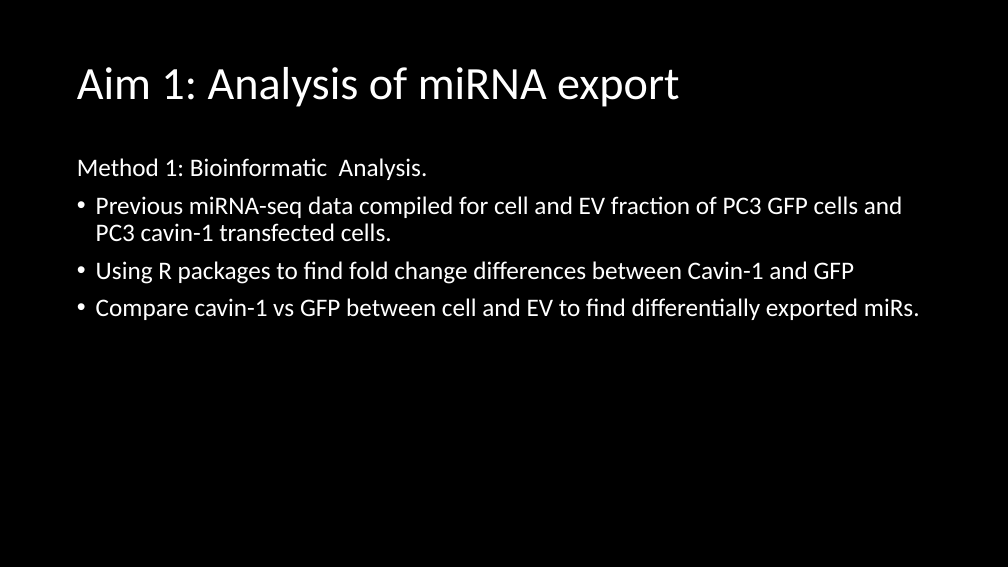
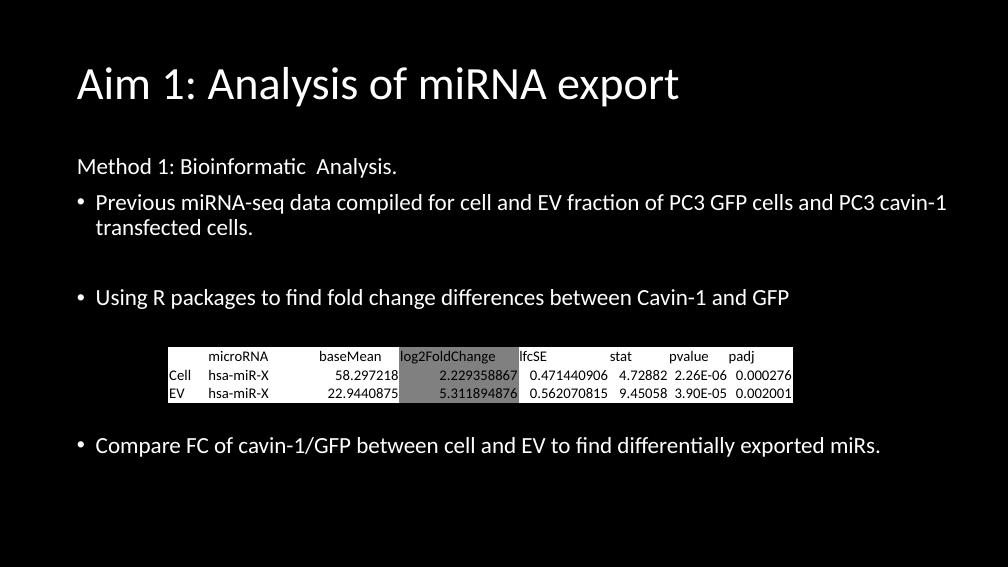
Before and after one commit to HarleyRobinson/Honours2, a slide deck: slide 8 of BackgroundInfo/Selective export of microRNA via extracellular vesicles.pptx. Drawn at 1008x567 pixels with LibreOffice and Linux fonts; fonts in the diff are those of the drawing. Boxes give left, top, right and bottom in pixels: in the first picture for what was removed or moved away, otherwise in the second. Text is boxed around its words. In the diff, an @@ line names an element or a change of style, - is before the commit and + after.

```diff
--- a/BackgroundInfo/Selective export of microRNA via extracellular vesicles.pptx
+++ b/BackgroundInfo/Selective export of microRNA via extracellular vesicles.pptx
@@ text at box(77, 158, 947, 309): size 24 to 22 pt in "Method 1: Bioinformatic Analysis.", "Previous miRNA-seq data compiled for cell and ...", "Using R packages to find fold change ..." @@
@@ table added at box(169, 346, 794, 402), 3 rows, 8 columns @@
+ | microRNA | baseMean | log2FoldChange | lfcSE | stat | pvalue | padj
+Cell | hsa-miR-X | 58.297218 | 2.229358867 | 0.471440906 | 4.72882 | 2.26E-06 | 0.000276
+EV | hsa-miR-X | 22.9440875 | 5.311894876 | 0.562070815 | 9.45058 | 3.90E-05 | 0.002001
@@ text at box(96, 437, 881, 457): text changed; size 24 to 22 pt @@
-• Compare cavin-1 vs GFP between cell and EV to find differentially exported miRs.
+• Compare FC of cavin-1/GFP between cell and EV to find differentially exported miRs.
```
Also in this commit, not shown: 9 other slides changed, 5 other files.
